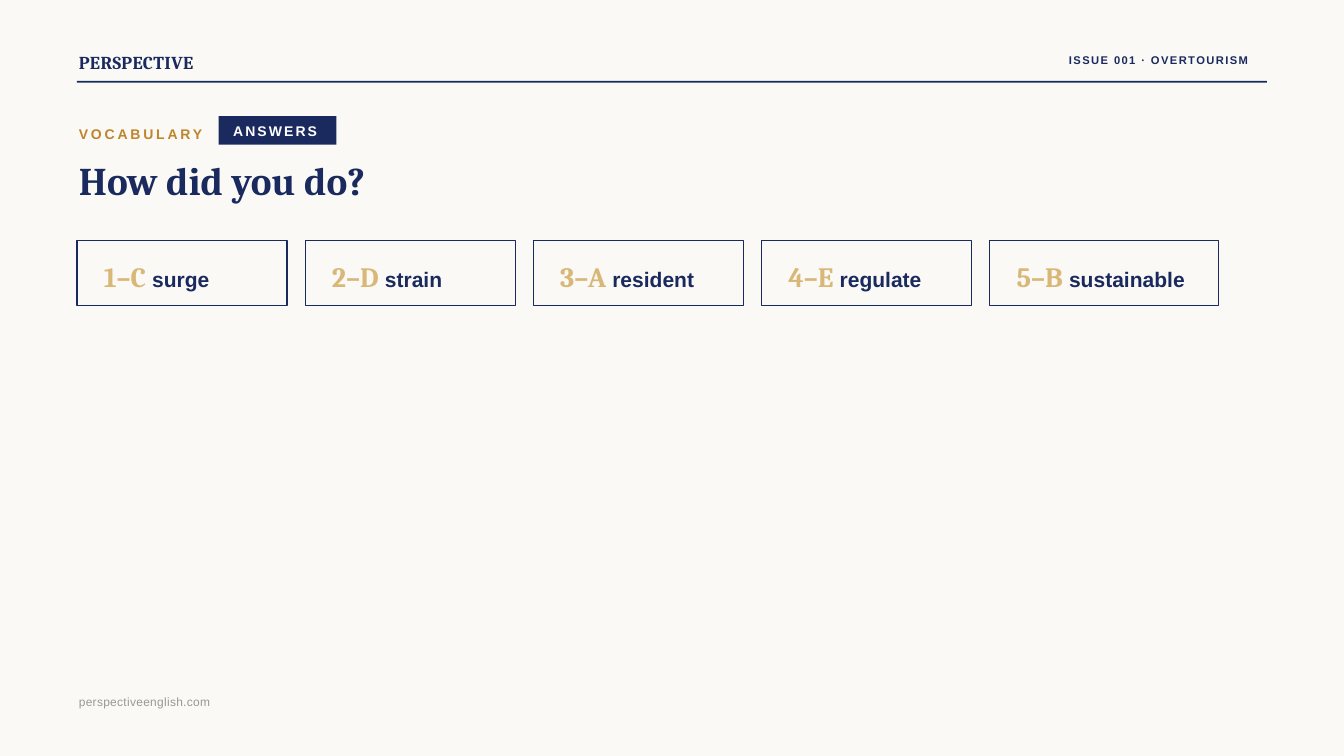
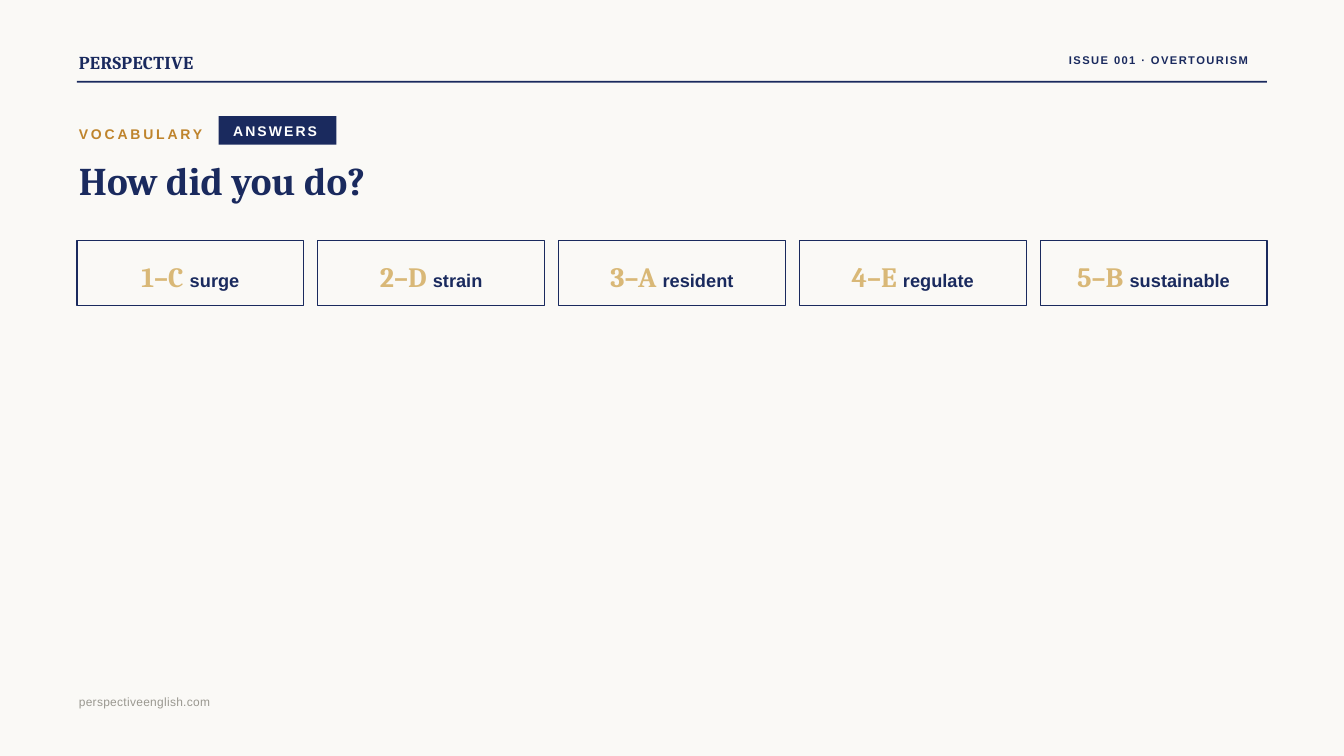
Before and after one commit to Swinka85/perspective-english, a slide deck: slide 6 of downloads/issue001-overtourism.pptx. Drawn at 1344x756 pixels with LibreOffice and Linux fonts; fonts in the diff are those of the drawing. Boxes give left, top, right and bottom in pixels: in the first picture for what was removed or moved away, otherwise in the second. Text is boxed around its words. In the diff, an @@ line names an element or a change of style, - is before the commit and + after.

```diff
--- a/downloads/issue001-overtourism.pptx
+++ b/downloads/issue001-overtourism.pptx
@@ rectangle: place and size @@
-rectangle at <box>77,241,287,306</box>
+rectangle at <box>77,241,304,306</box>
@@ text "1–C surge": place and size @@
-text "1–C surge" at <box>104,268,209,291</box>
+text "1–C surge" at <box>141,268,240,291</box>
@@ text "1–C surge" at <box>141,268,240,291</box>: size 22.5 to 19.5 pt in "surge"; alignment left to centre @@
@@ rectangle: place and size @@
-rectangle at <box>305,241,515,306</box>
+rectangle at <box>318,241,545,306</box>
@@ text "2–D strain" at <box>380,268,483,287</box>: size 22.5 to 19.5 pt in "strain"; alignment left to centre @@
@@ rectangle: place and size @@
-rectangle at <box>534,241,743,306</box>
+rectangle at <box>558,241,786,306</box>
@@ text "3–A resident": place and size @@
-text "3–A resident" at <box>560,268,694,288</box>
+text "3–A resident" at <box>610,268,734,287</box>
@@ text "3–A resident" at <box>610,268,734,287</box>: size 22.5 to 19.5 pt in "resident"; alignment left to centre @@
@@ rectangle: place and size @@
-rectangle at <box>761,241,971,306</box>
+rectangle at <box>800,241,1027,306</box>
@@ text "4–E regulate": place and size @@
-text "4–E regulate" at <box>788,268,922,291</box>
+text "4–E regulate" at <box>852,268,974,291</box>
@@ text "4–E regulate" at <box>852,268,974,291</box>: size 22.5 to 19.5 pt in "regulate"; alignment left to centre @@
@@ rectangle: place and size @@
-rectangle at <box>990,241,1219,306</box>
+rectangle at <box>1040,241,1267,306</box>
@@ text "5–B sustainable": place and size @@
-text "5–B sustainable" at <box>1017,268,1185,288</box>
+text "5–B sustainable" at <box>1077,268,1230,287</box>
@@ text "5–B sustainable" at <box>1077,268,1230,287</box>: size 22.5 to 19.5 pt in "sustainable"; alignment left to centre @@
```
Also in this commit, not shown: 14 other slides changed, 2 other files.
